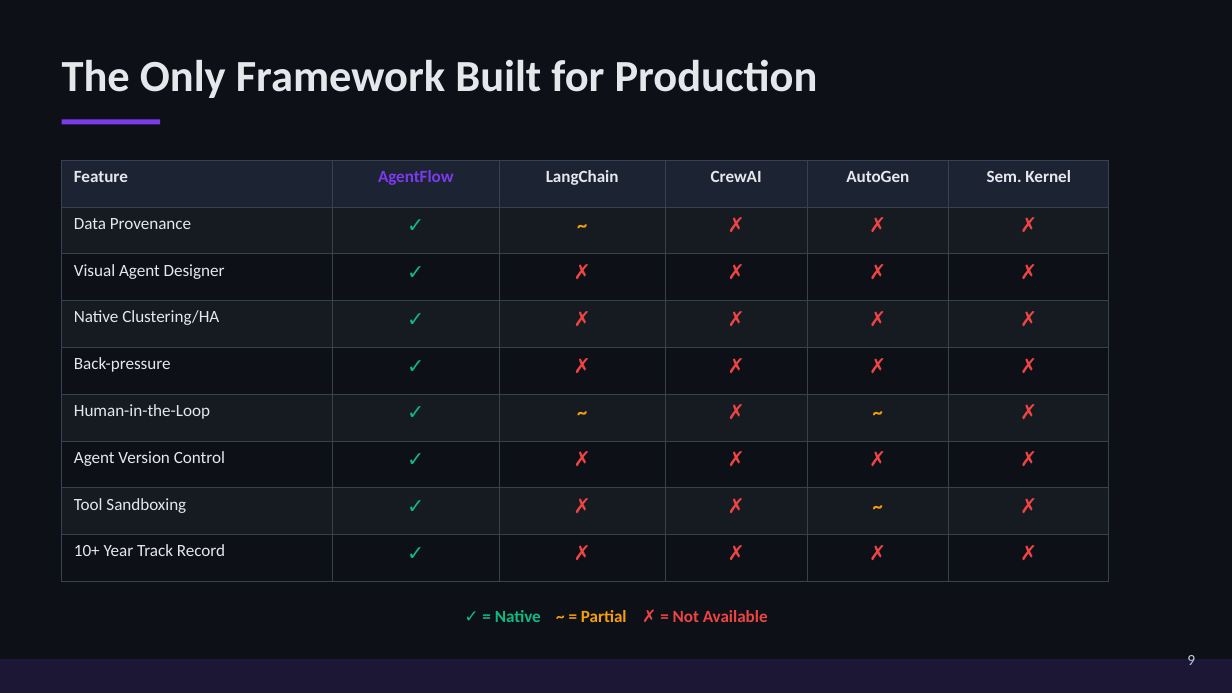
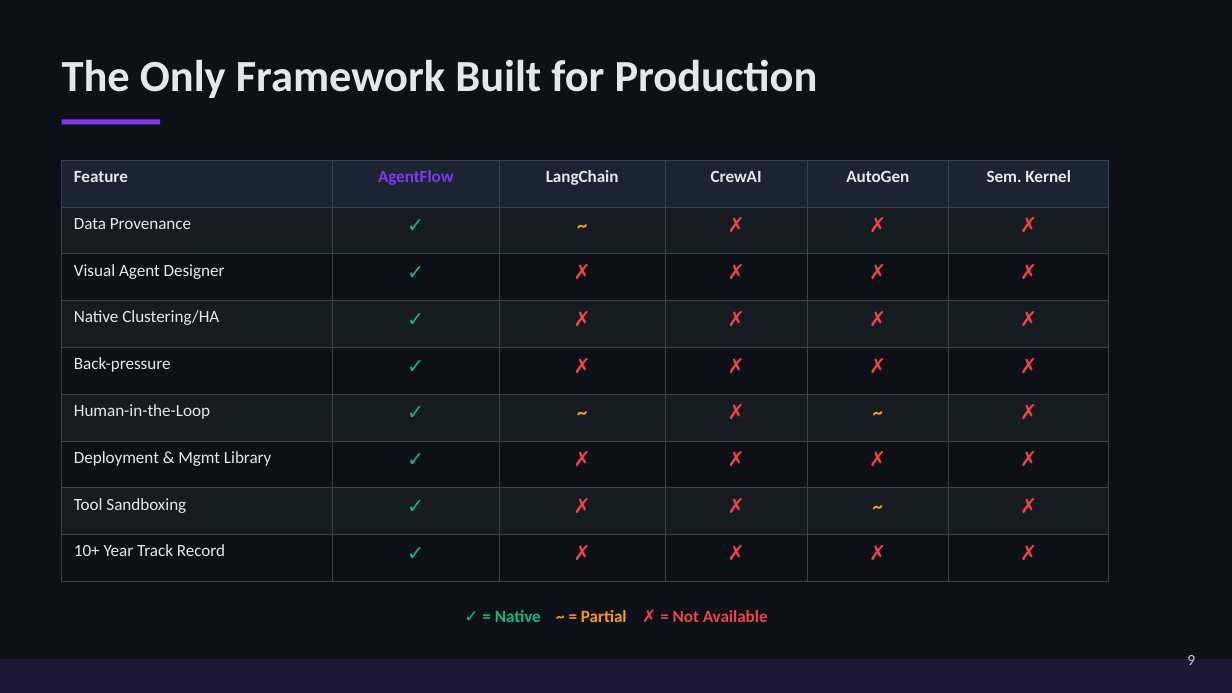
Before and after one commit to bjkolly/agentflow-nifi, a slide deck: slide 11 of docs/agentflow-executive-deck.pptx (slide 9 before the commit). Drawn at 1232x693 pixels with LibreOffice and Linux fonts; fonts in the diff are those of the drawing. Boxes give left, top, right and bottom in pixels: in the first picture for what was removed or moved away, otherwise in the second. Text is boxed around its words. In the diff, an @@ line names an element or a change of style, - is before the commit and + after.

```diff
--- a/docs/agentflow-executive-deck.pptx
+++ b/docs/agentflow-executive-deck.pptx
@@ table at [62, 160, 1109, 560] @@
-row 7, column 1: Agent Version Control
+row 7, column 1: Deployment & Mgmt Library
```
Also in this commit, not shown: 4 other slides changed, 2 slides added, 14 other files.
